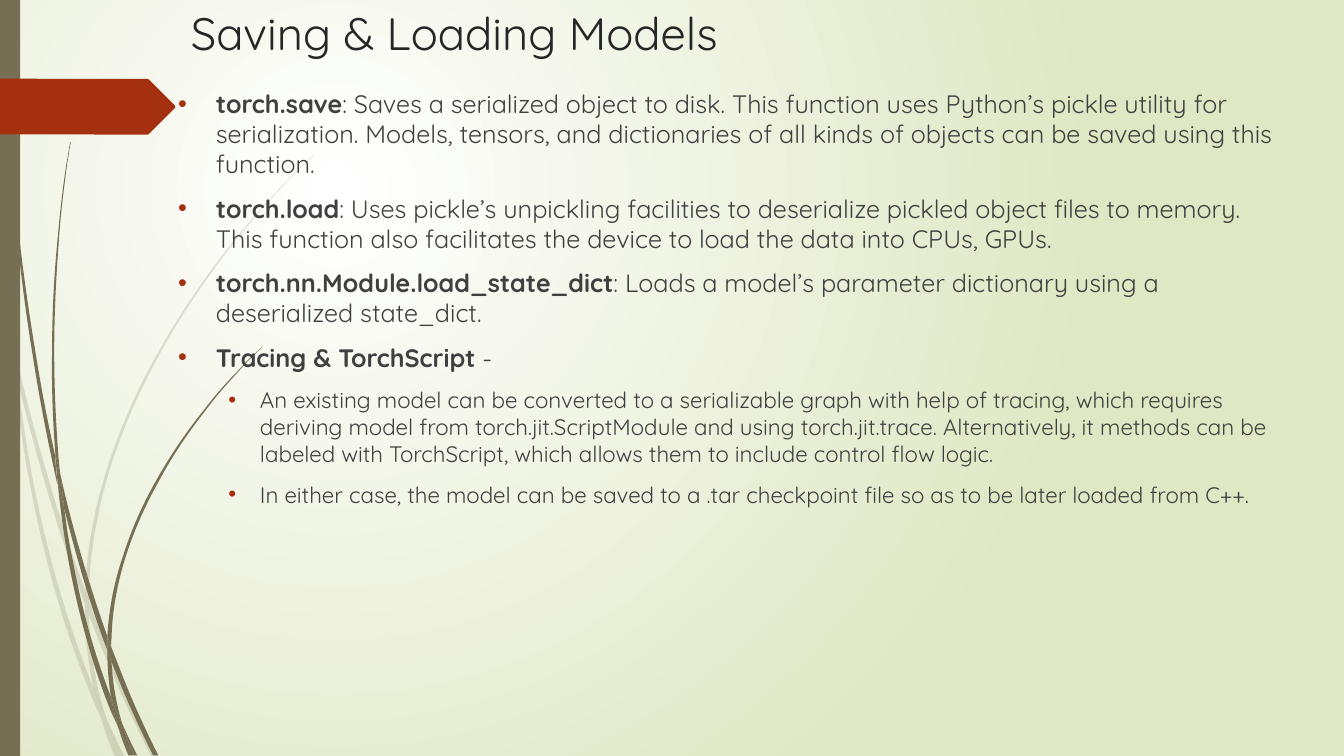
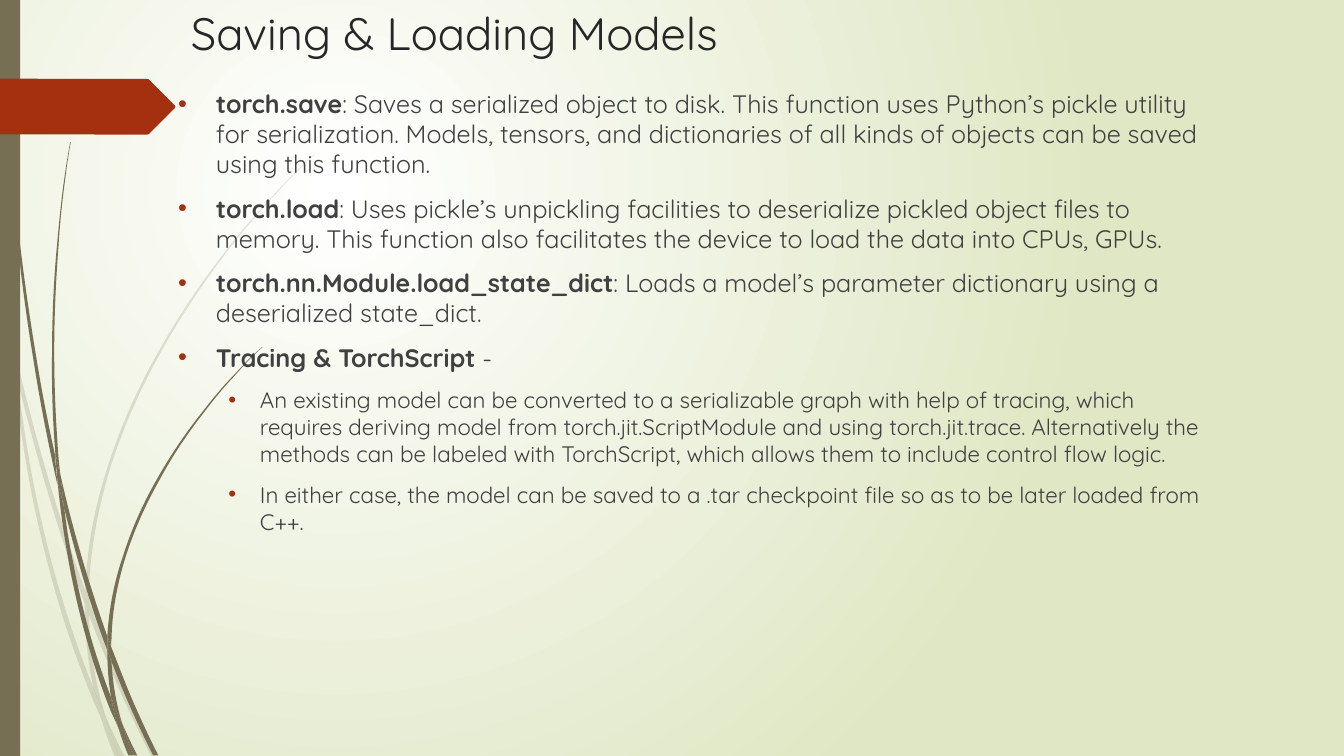
Before and after one commit to DivJAth/OOADPytorch, a slide deck: slide 9 of Grad_Presentation.pptx (slide 8 before the commit). Drawn at 1344x756 pixels with LibreOffice and Linux fonts; fonts in the diff are those of the drawing. Boxes give left, top, right and bottom in pixels: in the first picture for what was removed or moved away, otherwise in the second. Text is boxed around its words. In the diff, an @@ line names an element or a change of style, - is before the commit and + after.

```diff
--- a/Grad_Presentation.pptx
+++ b/Grad_Presentation.pptx
@@ text at (260,391,1199,467): text changed @@
-  • An existing model can be converted to a serializable graph with help of tracing, which requires deriving model from torch.jit.ScriptModule and using torch.jit.trace. Alternatively, it methods can be labeled with TorchScript, which allows them to include control flow logic.
+  • An existing model can be converted to a serializable graph with help of tracing, which requires deriving model from torch.jit.ScriptModule and using torch.jit.trace. Alternatively the methods can be labeled with TorchScript, which allows them to include control flow logic.
```
Also in this commit, not shown: 11 other slides changed, 2 slides added, 3 slides removed.
